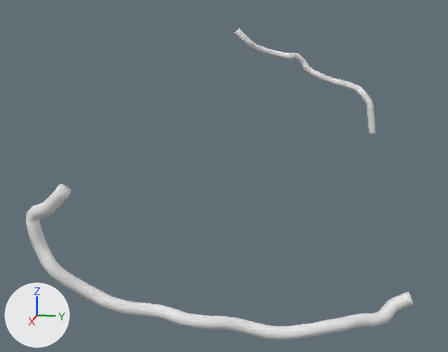
One commit to the glTF model public/assets/vascular/va_avm1__inferior_anastomotic_vein_of_labbe.glb: the scene before it, then after it.
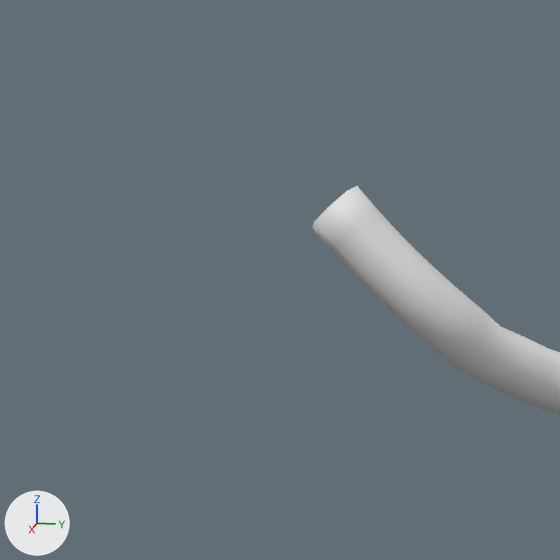
Old and new are each drawn whole from a 50 mm lens placed at (134.7, 1.4, -20.1), pointed at (3.2, -24.9, -53.0) and again close up on the part from 45% to 58% of the width and 2% to 19% of the height. The lights are fixed; the arrows at lower left show +X, +Y and +Z. The first two pictures are the older version. Where no turn or scale is listed for an object, it has been applied to the vertices.

In view in the first close-up: 'L'.
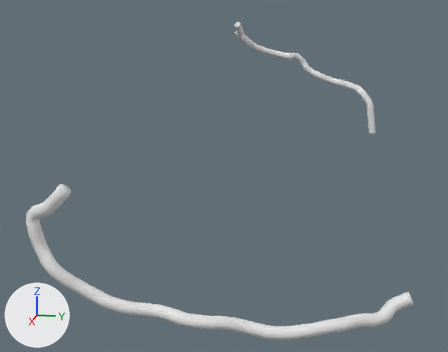
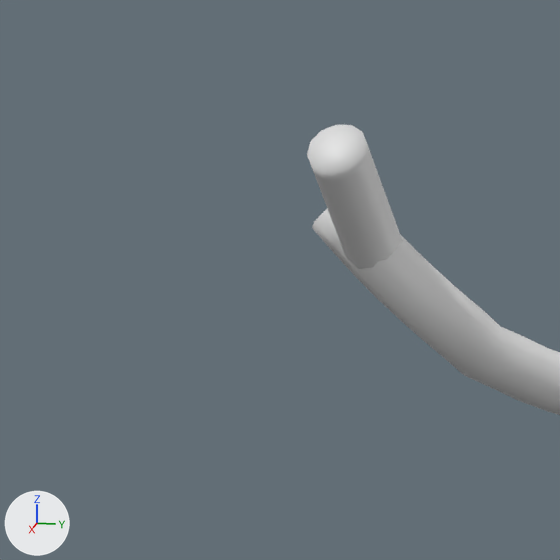
Where the newer file only moved an object's origin or applied its transform, the numbers keep the older frame.

Boxes [x1, y1, x2, y2] around the edits, measured in the close-ups (560 x 560 px):
'L', reshaped: before [312, 186, 560, 415]; after [307, 125, 560, 415]
part 1 of me_l, added: after [307, 125, 403, 269]

The change, as a list of edits to the scene's bpy script:
```text
Change me_l:
    used by ob_l; location = (-56.11, -11.96, -36.46)
    remove me_l.from_pydata(...)  # 538 vertices, 1072 faces; spans x -7.3..7.3, y -21.6..21.6, z -14.9..14.9
    add me_l.from_pydata(...)  # 696 vertices, 1384 faces; spans x -7.3..7.3, y -21.6..21.6, z -14.9..16.8
    me_l part 1: a new loose piece of 158 vertices spanning x -1.3..3.9, y -21.1..-18.5, z 12.1..16.8
```
